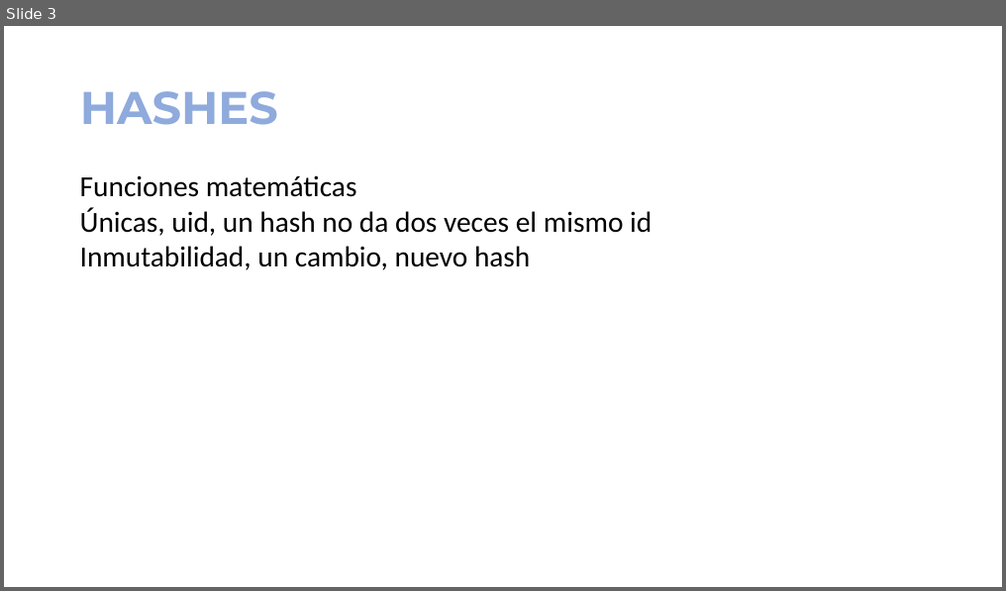
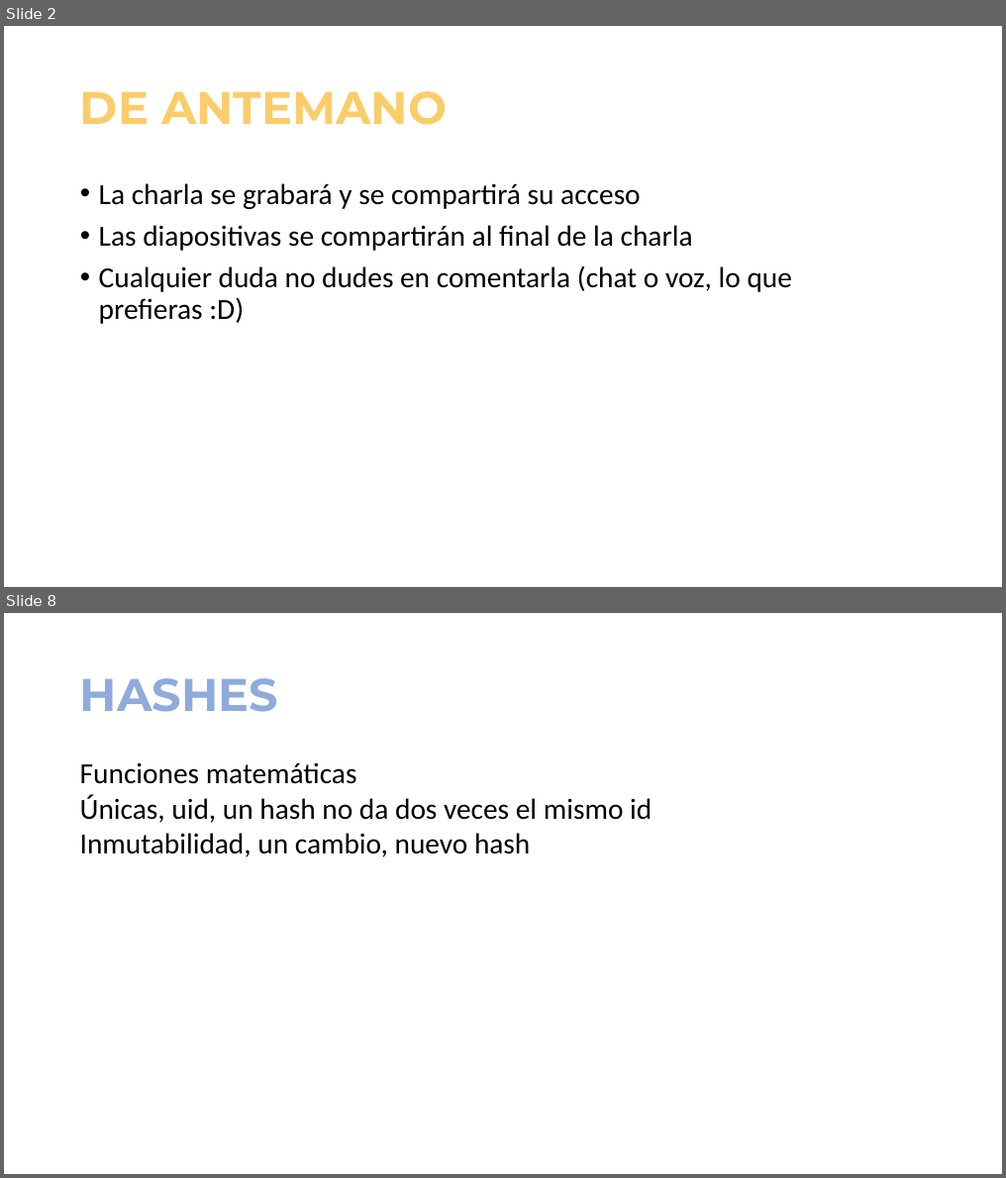
Before and after one commit to jofaval/talks-about, a slide deck: simplifying-git/fear-the-cli-no-more/simplifying-git-fear-the-cli-no-more.slides.es.pptx. Shown one above the other, each under a label of ours: slide 3 before the commit, slides 2 and 8 after it; the slides between them are not shown. The pictures are 1006x591 and 1006x1178 pixels, drawn with LibreOffice and Linux fonts; fonts in the diff are those of the drawing. Boxes give left, top, right and bottom in pixels: in the first picture for what was removed or moved away, otherwise in the second. Text is boxed around its words. In the diff, an @@ line names an element or a change of style, - is before the commit and + after.

```diff
--- a/simplifying-git/fear-the-cli-no-more/simplifying-git-fear-the-cli-no-more.slides.es.pptx
+++ b/simplifying-git/fear-the-cli-no-more/simplifying-git-fear-the-cli-no-more.slides.es.pptx
@@ slide 2 added at box(4, 26, 1002, 587), background #FFFFFF @@
@@ title added at box(80, 91, 447, 125), 44 pt, text gradient #79FFAF to #FACD6A to #F7797D, bold @@
+DE ANTEMANO
@@ text added at box(99, 183, 792, 324), 28 pt, text #000000 @@
+• La charla se grabará y se compartirá su acceso
+• Las diapositivas se compartirán al final de la charla
+• Cualquier duda no dudes en comentarla (chat o voz, lo que prefieras :D)
@@ what was slide 3 is now slide 8 @@
```
Also in this commit, not shown: 2 slides changed, 9 other slides added, 1 other file.
